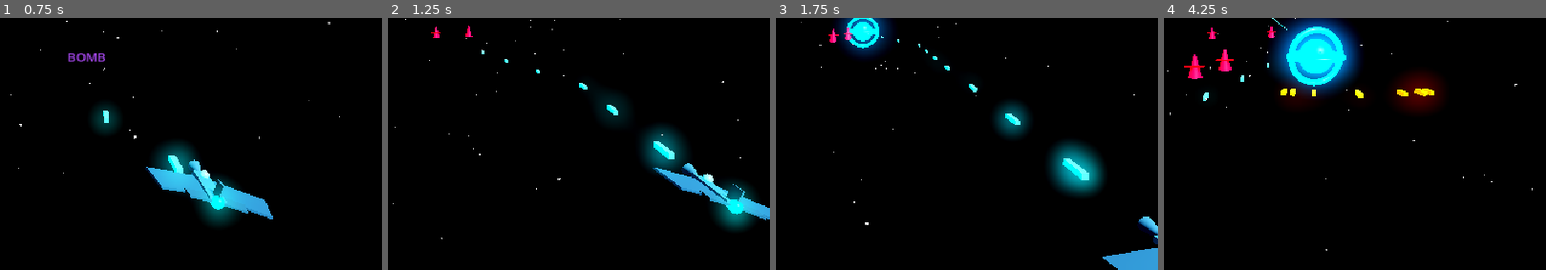
Above: before the commit, frames 1-4 (left to right).
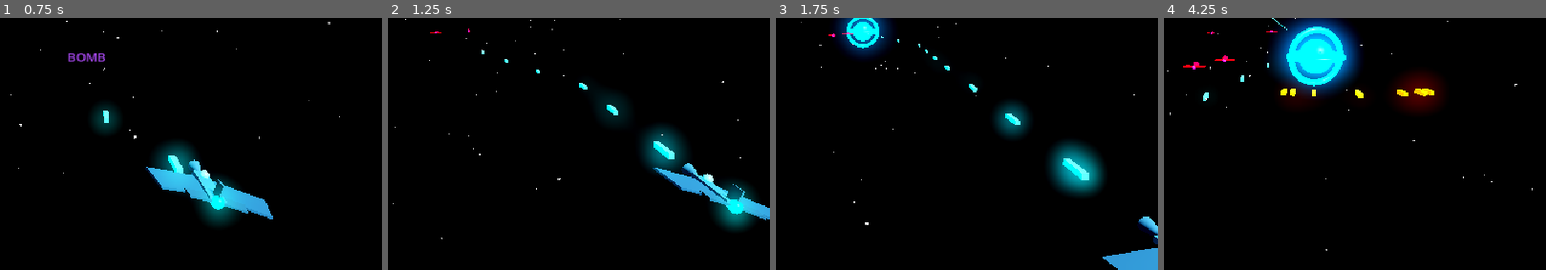
Above: after the commit, the same moments.

Repository: gallak87/tech9
Game: Godot game, scene res://scenes/Main.tscn
The game is run twice, just before and just after one commit, with the same random seed, the same clock (stepped at 60 frames per second) and the same inputs.
Inputs:
- Up to frame 1 (0.75 s): tap Enter (ui_accept) at 0.5 s; hold D (move_right) from 0.53 s (still down); tap X (fire_bomb) at 0.6 s
- Up to frame 2 (1.25 s): keep holding D (move_right); tap Enter (ui_accept) at 0.77 s
- Up to frame 3 (1.75 s): release D (move_right) at 1.28 s; hold S (move_down) from 1.28 s (still down); tap B at 1.35 s; tap Enter (ui_accept) at 1.52 s
- Up to frame 4 (4.25 s): release S (move_down) at 2.03 s; hold D (move_right) 2.03-2.78 s; tap 1 at 2.1 s; hold W (move_up) 2.78-3.53 s; tap 2 at 2.85 s; tap Enter (ui_accept) at 3.02, 3.77 s; hold A (move_left) from 3.53 s (still down); tap 3 at 3.6 s
The pictures show only the part of the screen within x 39-89%, y 41-91%; the shares and areas given below are measured in that part.

Frame 1 is identical in both runs. In frame 2, less than 0.1% of the frame differs, in the area x 11-23%, y 3-8%; in frame 3, 0.1%; in frame 4, 0.5%, in the area x 5-30%, y 3-25%.

Commit message:
vf: shape pass — scout needle+wings, bomber with weapon pods, drone dual-ring, colossus cannon+tower; block boss in gallery mode

Diff:
--- a/games/void-fracture/scripts/DevTool.gd
+++ b/games/void-fracture/scripts/DevTool.gd
@@ -71,6 +71,8 @@
 	p.weapon_tier_changed.emit(p.weapon_tier)
 
 func _drop_boss(boss_type: int) -> void:
+	if _gallery_active:
+		return
 	if _game._active_boss and is_instance_valid(_game._active_boss):
 		return
 	var cycle: int = _game.boss_cycles_beaten
--- a/games/void-fracture/scripts/GeoManifest.gd
+++ b/games/void-fracture/scripts/GeoManifest.gd
@@ -56,32 +56,54 @@
 	},
 	"scout": {
 		"parts": [
-			{ "type": "cylinder", "radius_top": 0.05, "radius_bottom": 0.28, "height": 0.9,
+			# Fuselage — slim needle along Z (flying toward camera)
+			{ "type": "cylinder", "radius_top": 0.04, "radius_bottom": 0.12, "height": 0.65,
 			  "color": Color(1.0, 0.18, 0.37), "emissive": Color(0.8, 0.0, 0.15), "ei": 0.8,
-			  "pos": Vector3(0, 0, 0), "rot": Vector3(0, 0, 0) },
-			{ "type": "box", "size": Vector3(0.75, 0.05, 0.38),
+			  "pos": Vector3(0, 0, 0), "rot": Vector3(90, 0, 0) },
+			# Swept delta wings
+			{ "type": "box", "size": Vector3(0.82, 0.04, 0.38),
 			  "color": Color(0.8, 0.1, 0.2), "emissive": Color(0.5, 0.0, 0.08), "ei": 0.4,
-			  "pos": Vector3(0, 0, 0.12), "rot": Vector3(0, 0, 0) },
+			  "pos": Vector3(0, 0, 0.1), "rot": Vector3(0, -12, 0) },
+			# Engine glow
+			{ "type": "sphere", "radius": 0.07,
+			  "color": Color(1.0, 0.4, 0.5), "emissive": Color(2.0, 0.0, 0.3), "ei": 3.0,
+			  "pos": Vector3(0, 0, 0.36), "rot": Vector3(0, 0, 0) },
 		]
 	},
 	"bomber": {
 		"parts": [
-			{ "type": "box", "size": Vector3(0.7, 0.25, 0.9),
+			# Wide heavy fuselage
+			{ "type": "box", "size": Vector3(0.55, 0.22, 0.85),
 			  "color": Color(0.54, 0.19, 1.0), "emissive": Color(0.2, 0.0, 0.5), "ei": 0.6,
 			  "pos": Vector3(0, 0, 0), "rot": Vector3(0, 0, 0) },
-			{ "type": "sphere", "radius": 0.2,
-			  "color": Color(0.7, 0.3, 1.0), "emissive": Color(0.4, 0.0, 0.8), "ei": 1.2,
-			  "pos": Vector3(0, 0, -0.3), "rot": Vector3(0, 0, 0) },
+			# Stubby wide wings
+			{ "type": "box", "size": Vector3(1.1, 0.07, 0.4),
+			  "color": Color(0.4, 0.1, 0.8), "emissive": Color(0.15, 0.0, 0.4), "ei": 0.5,
+			  "pos": Vector3(0, -0.05, 0.15), "rot": Vector3(0, 0, 0) },
+			# Left weapon pod
+			{ "type": "sphere", "radius": 0.13,
+			  "color": Color(0.7, 0.3, 1.0), "emissive": Color(0.4, 0.0, 0.8), "ei": 1.4,
+			  "pos": Vector3(-0.38, -0.1, 0.2), "rot": Vector3(0, 0, 0) },
+			# Right weapon pod
+			{ "type": "sphere", "radius": 0.13,
+			  "color": Color(0.7, 0.3, 1.0), "emissive": Color(0.4, 0.0, 0.8), "ei": 1.4,
+			  "pos": Vector3(0.38, -0.1, 0.2), "rot": Vector3(0, 0, 0) },
 		]
 	},
 	"drone": {
 		"parts": [
-			{ "type": "sphere", "radius": 0.3,
-			  "color": Color(0.0, 1.0, 0.6), "emissive": Color(0.0, 0.5, 0.2), "ei": 0.7,
-			  "pos": Vector3(0, 0, 0), "rot": Vector3(0, 0, 0) },
-			{ "type": "torus", "inner_radius": 0.28, "outer_radius": 0.38,
-			  "color": Color(0.0, 0.8, 0.4), "emissive": Color(0.0, 0.6, 0.2), "ei": 1.0,
-			  "pos": Vector3(0, 0, 0), "rot": Vector3(0, 0, 0) },
+			# Core orb
+			{ "type": "sphere", "radius": 0.26,
+			  "color": Color(0.0, 1.0, 0.6), "emissive": Color(0.0, 0.5, 0.2), "ei": 0.8,
+			  "pos": Vector3(0, 0, 0), "rot": Vector3(0, 0, 0) },
+			# Horizontal ring (XZ plane)
+			{ "type": "torus", "inner_radius": 0.30, "outer_radius": 0.42,
+			  "color": Color(0.0, 0.8, 0.4), "emissive": Color(0.0, 0.6, 0.2), "ei": 1.2,
+			  "pos": Vector3(0, 0, 0), "rot": Vector3(0, 0, 0) },
+			# Vertical ring (tilted 90° — visible from camera)
+			{ "type": "torus", "inner_radius": 0.30, "outer_radius": 0.42,
+			  "color": Color(0.0, 0.6, 0.3), "emissive": Color(0.0, 0.4, 0.15), "ei": 0.9,
+			  "pos": Vector3(0, 0, 0), "rot": Vector3(90, 0, 0) },
 		]
 	},
 	"elite_overlay": {
@@ -142,30 +164,34 @@
 	},
 	"colossus_boss": {
 		"parts": [
-			# Main hull
-			{ "type": "box", "size": Vector3(2.4, 0.55, 1.8),
+			# Main hull — wider, taller than before
+			{ "type": "box", "size": Vector3(2.6, 0.7, 1.6),
 			  "color": Color(0.5, 0.0, 0.8), "emissive": Color(0.3, 0.0, 0.5), "ei": 0.8,
 			  "pos": Vector3(0, 0, 0), "rot": Vector3(0, 0, 0) },
-			# Left heavy block
-			{ "type": "box", "size": Vector3(0.75, 0.45, 1.2),
+			# Left shoulder block (raised)
+			{ "type": "box", "size": Vector3(0.7, 0.6, 1.0),
 			  "color": Color(0.4, 0.0, 0.7), "emissive": Color(0.2, 0.0, 0.4), "ei": 0.6,
-			  "pos": Vector3(-1.58, 0, 0), "rot": Vector3(0, 0, 0) },
-			# Right heavy block
-			{ "type": "box", "size": Vector3(0.75, 0.45, 1.2),
+			  "pos": Vector3(-1.65, 0.1, 0), "rot": Vector3(0, 0, 0) },
+			# Right shoulder block
+			{ "type": "box", "size": Vector3(0.7, 0.6, 1.0),
 			  "color": Color(0.4, 0.0, 0.7), "emissive": Color(0.2, 0.0, 0.4), "ei": 0.6,
-			  "pos": Vector3(1.58, 0, 0), "rot": Vector3(0, 0, 0) },
-			# Command tower
-			{ "type": "box", "size": Vector3(0.65, 0.5, 0.65),
+			  "pos": Vector3(1.65, 0.1, 0), "rot": Vector3(0, 0, 0) },
+			# Command tower (tall)
+			{ "type": "box", "size": Vector3(0.6, 0.8, 0.6),
 			  "color": Color(0.6, 0.0, 1.0), "emissive": Color(0.4, 0.0, 0.8), "ei": 1.5,
-			  "pos": Vector3(0, 0.52, -0.2), "rot": Vector3(0, 0, 0) },
+			  "pos": Vector3(0, 0.75, -0.2), "rot": Vector3(0, 0, 0) },
+			# Forward cannon barrel
+			{ "type": "cylinder", "radius_top": 0.08, "radius_bottom": 0.08, "height": 0.7,
+			  "color": Color(0.35, 0.0, 0.6), "emissive": Color(0.2, 0.0, 0.4), "ei": 0.5,
+			  "pos": Vector3(0, 0, -1.15), "rot": Vector3(90, 0, 0) },
 			# Left core emitter
 			{ "type": "sphere", "radius": 0.22,
 			  "color": Color(0.8, 0.0, 1.0), "emissive": Color(1.5, 0.0, 2.5), "ei": 3.5,
-			  "pos": Vector3(-0.7, 0, 0), "rot": Vector3(0, 0, 0) },
+			  "pos": Vector3(-0.8, 0, 0), "rot": Vector3(0, 0, 0) },
 			# Right core emitter
 			{ "type": "sphere", "radius": 0.22,
 			  "color": Color(0.8, 0.0, 1.0), "emissive": Color(1.5, 0.0, 2.5), "ei": 3.5,
-			  "pos": Vector3(0.7, 0, 0), "rot": Vector3(0, 0, 0) },
+			  "pos": Vector3(0.8, 0, 0), "rot": Vector3(0, 0, 0) },
 		]
 	},
 }
